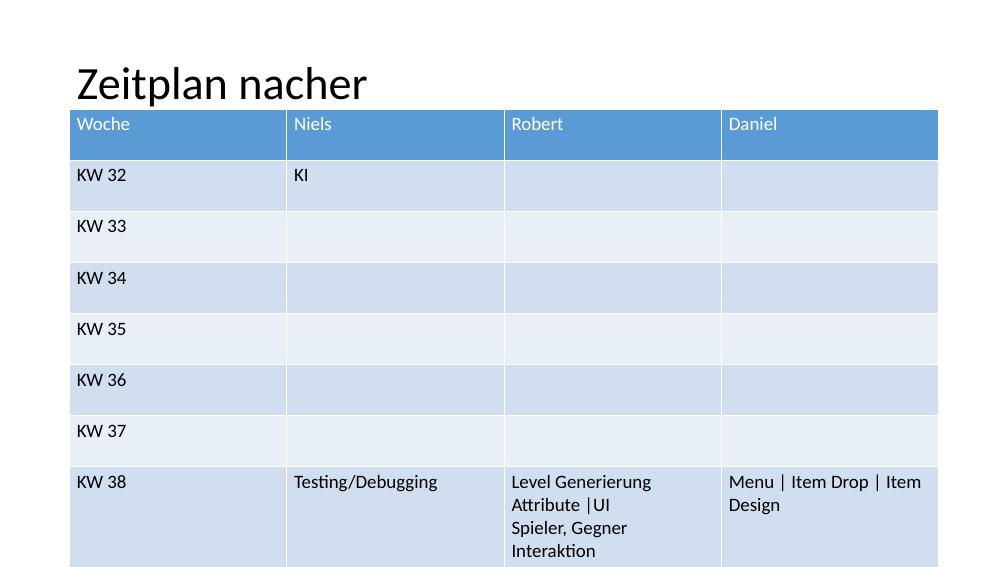
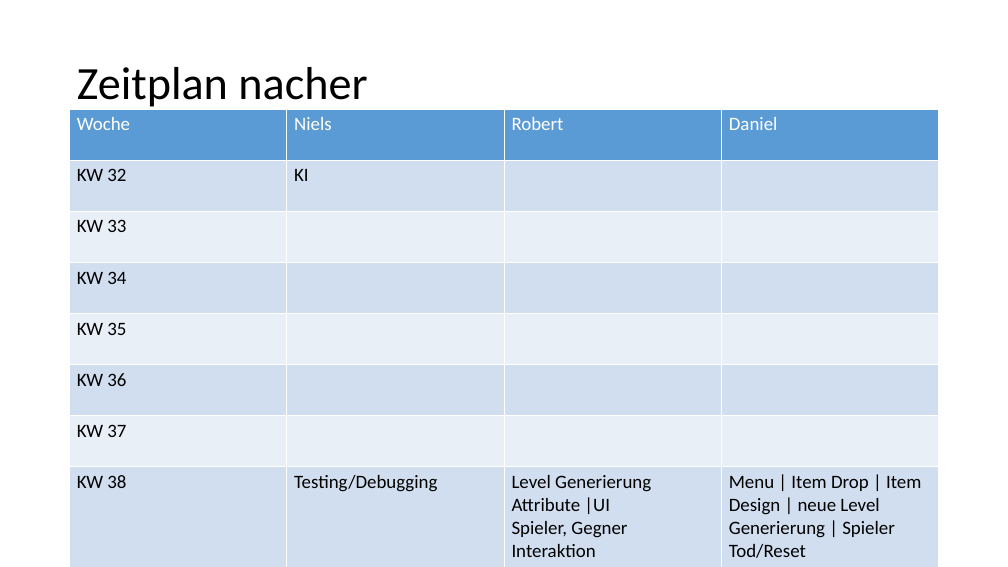
Before and after one commit to nielsq/CreativeNonSense, a slide deck: slide 6 of Anhang.pptx. Drawn at 1008x567 pixels with LibreOffice and Linux fonts; fonts in the diff are those of the drawing. Boxes give left, top, right and bottom in pixels: in the first picture for what was removed or moved away, otherwise in the second. Text is boxed around its words. In the diff, an @@ line names an element or a change of style, - is before the commit and + after.

```diff
--- a/Anhang.pptx
+++ b/Anhang.pptx
@@ table at (70,109,941,567) @@
-row 8, column 4: Menu | Item Drop | Item Design
+row 8, column 4: Menu | Item Drop | Item Design | neue Level Generierung | Spieler Tod/Reset
```
Also in this commit, not shown: 2 other slides changed.
